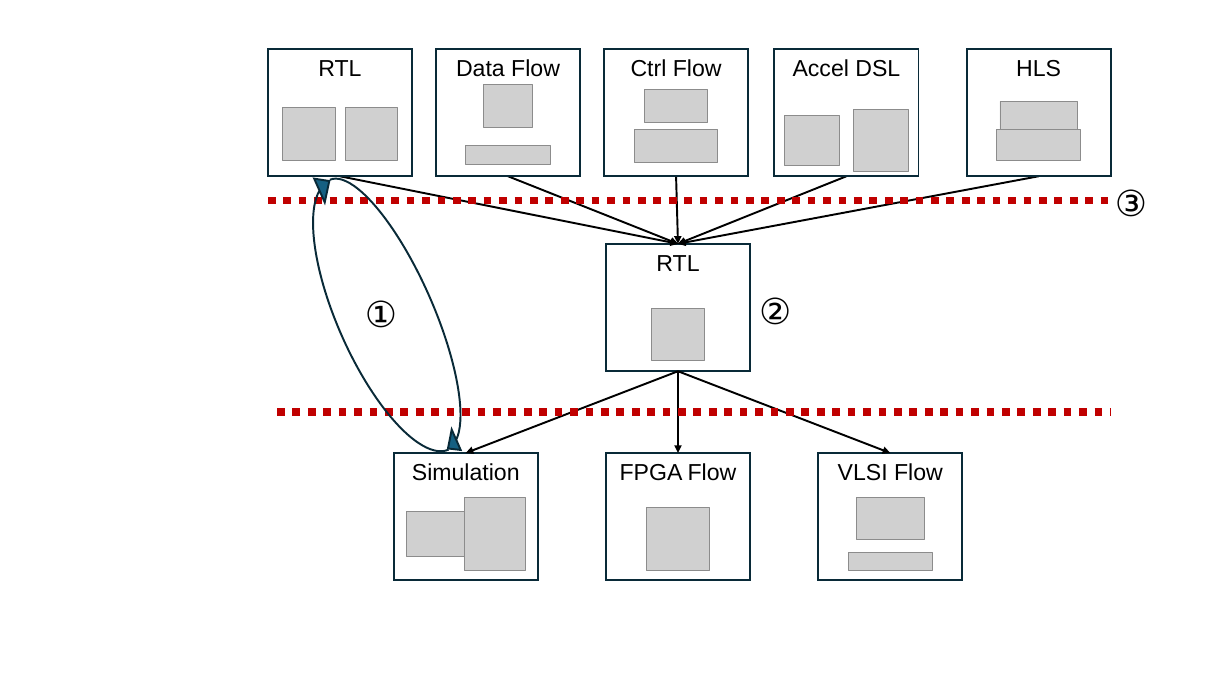
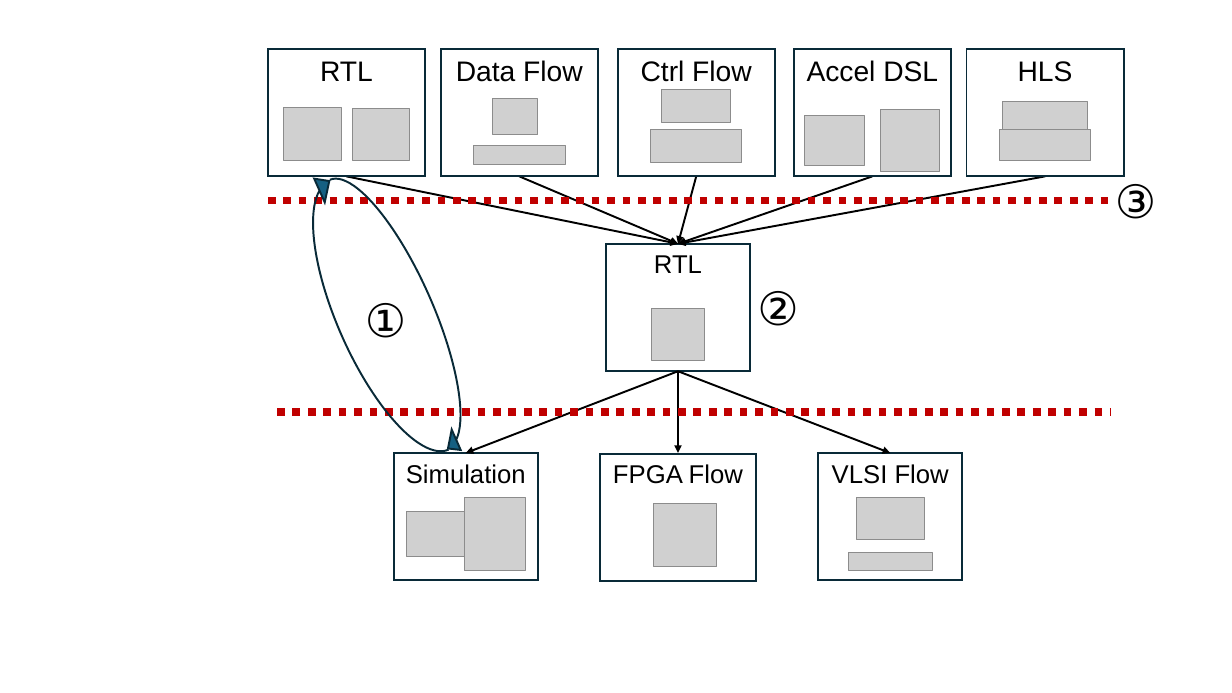
Before and after one commit to vighneshiyer/publications, a slide deck: slide 29 of figs/latte24/figs.pptx. Drawn at 1232x693 pixels with LibreOffice and Linux fonts; fonts in the diff are those of the drawing; grey boxes stand for pictures. Boxes give left, top, right and bottom in pixels: in the first picture for what was removed or moved away, otherwise in the second. Text is boxed around its words. In the diff, an @@ line names an element or a change of style, - is before the commit and + after.

Commit message:
HW accelerated simulation slide + paradigm image

```diff
--- a/figs/latte24/figs.pptx
+++ b/figs/latte24/figs.pptx
@@ rectangle "RTL": place and size @@
-rectangle "RTL" at (268,49,412,177)
+rectangle "RTL" at (268,49,425,177)
@@ rectangle "Data Flow": place and size @@
-rectangle "Data Flow" at (436,49,580,177)
+rectangle "Data Flow" at (441,49,598,177)
@@ rectangle "Ctrl Flow": place and size @@
-rectangle "Ctrl Flow" at (604,49,749,177)
+rectangle "Ctrl Flow" at (618,49,775,177)
@@ size 18 to 22 pt in 5 elements at (967,49,1124,177), (268,49,425,177), (441,49,598,177), (618,49,775,177), (794,49,951,177) @@
@@ rectangle "Accel DSL": place and size @@
-rectangle "Accel DSL" at (775,49,919,177)
+rectangle "Accel DSL" at (794,49,951,177)
@@ rectangle "HLS": place and size @@
-rectangle "HLS" at (967,49,1111,177)
+rectangle "HLS" at (967,49,1124,177)
@@ picture: place and size @@
-picture at (283,108,335,161)
+picture at (284,108,341,161)
@@ picture: place and size @@
-picture at (346,108,397,160)
+picture at (352,108,409,160)
@@ picture: place and size @@
-picture at (483,85,532,128)
+picture at (493,99,538,135)
@@ picture: place and size @@
-picture at (645,90,708,123)
+picture at (662,90,730,123)
@@ picture: place and size @@
-picture at (785,116,839,166)
+picture at (805,116,864,166)
@@ picture: place and size @@
-picture at (854,109,909,172)
+picture at (881,109,940,172)
@@ picture: place and size @@
-picture at (1000,102,1078,129)
+picture at (1003,102,1087,129)
@@ picture: place and size @@
-picture at (466,145,551,164)
+picture at (473,145,566,164)
@@ picture: place and size @@
-picture at (635,129,718,163)
+picture at (651,129,741,163)
@@ picture: place and size @@
-picture at (997,129,1080,161)
+picture at (1000,129,1091,161)
@@ arrow moved from (340, 177) - (678, 244) to (347, 177) - (678, 244) @@
@@ arrow moved from (508, 177) - (678, 244) to (519, 177) - (678, 244) @@
@@ arrow moved from (1039, 177) - (678, 244) to (1045, 177) - (678, 244) @@
@@ arrow moved from (847, 177) - (678, 244) to (872, 177) - (678, 244) @@
@@ arrow moved from (677, 177) - (678, 244) to (697, 177) - (678, 244) @@
@@ size 28 to 36 pt in 3 elements at (1115,184,1156,219), (757,291,798,326), (365,303,406,338) @@
@@ size 18 to 20 pt in 4 elements at (606,244,750,372), (818,453,962,580), (394,453,538,580), (600,454,756,581) @@
@@ rectangle "FPGA Flow": place and size @@
-rectangle "FPGA Flow" at (606,453,750,580)
+rectangle "FPGA Flow" at (600,454,756,581)
@@ picture: place and size @@
-picture at (647,508,710,571)
+picture at (654,504,717,567)
```
Also in this commit, not shown: 1 other slide changed, 3 other files.
